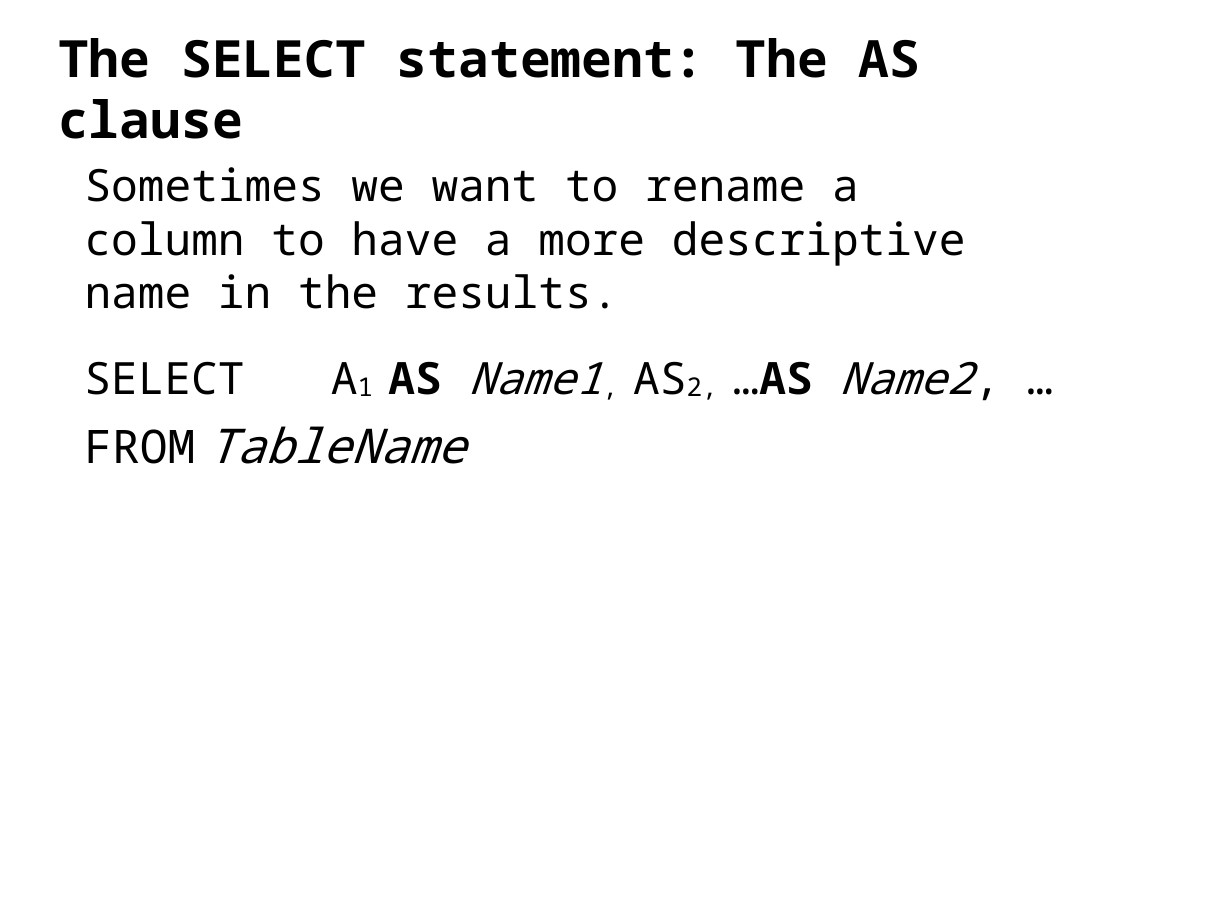
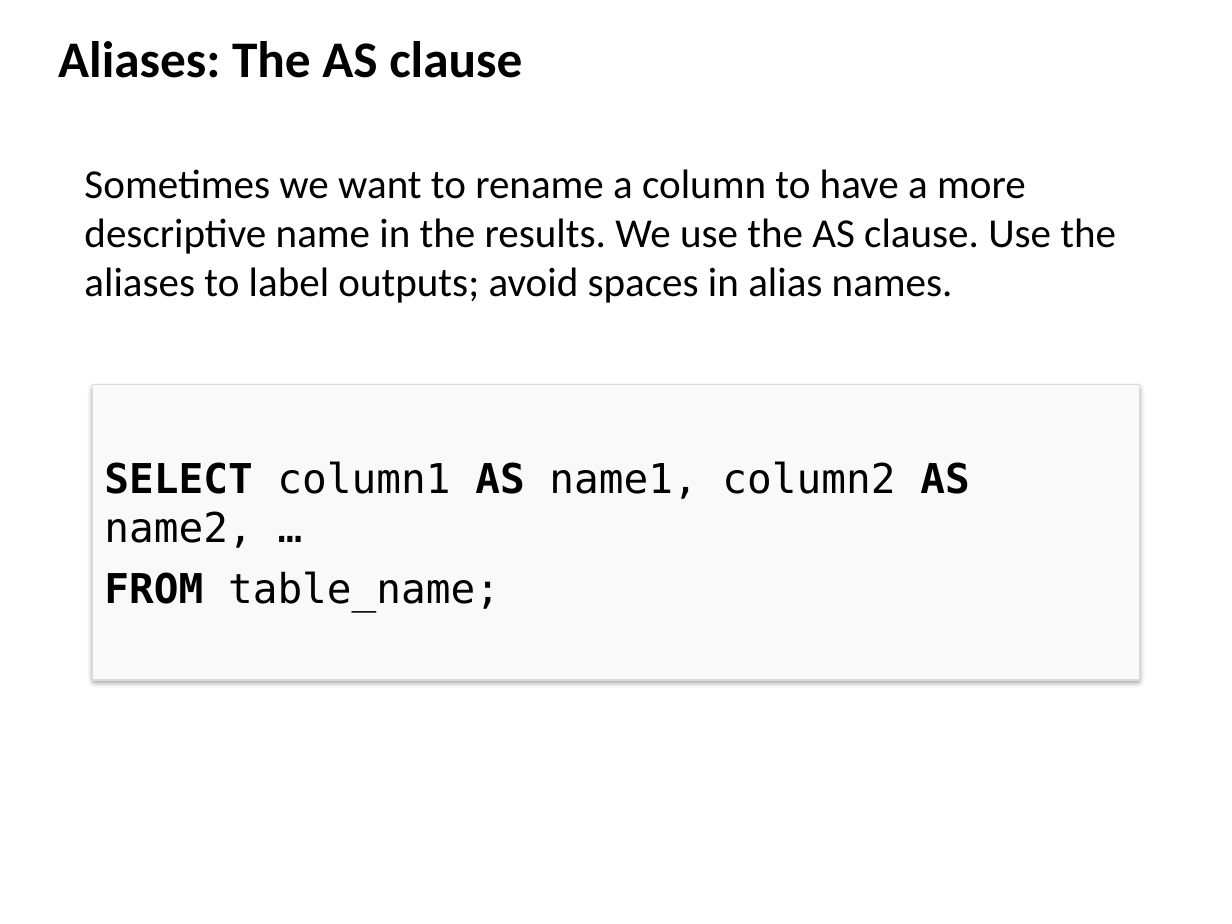
Before and after one commit to ipeirotis/introduction-to-databases, a slide deck: slide 11 of session2/B-SQL_Selection_Queries.pptx (slide 7 before the commit). Drawn at 1232x924 pixels with LibreOffice and Linux fonts; fonts in the diff are those of the drawing. Boxes give left, top, right and bottom in pixels: in the first picture for what was removed or moved away, otherwise in the second. Text is boxed around its words. In the diff, an @@ line names an element or a change of style, - is before the commit and + after.

```diff
--- a/session2/B-SQL_Selection_Queries.pptx
+++ b/session2/B-SQL_Selection_Queries.pptx
@@ text at <box>58,41,522,78</box>: text changed; font Noto Sans Mono to Calibri @@
-The SELECT statement: The AS clause
+Aliases: The AS clause
@@ text at <box>84,169,1116,303</box>: text changed; size 26 to 24 pt; font Noto Sans Mono to Calibri @@
-Sometimes we want to rename a column to have a more descriptive name in the results.
+Sometimes we want to rename a column to have a more descriptive name in the results. We use the AS clause. Use the aliases to label outputs; avoid spaces in alias names.
@@ text removed at <box>84,361,973,464</box> @@
-SELECT A1 AS Name1, AS2, …AS Name2, …
-FROM TableName
@@ rectangle added at <box>92,384,1140,680</box>, fill #F9F9F9, outline #DCDCDC 0.75 pt, 24 pt, text #000000 @@
+SELECT column1 AS name1, column2 AS name2, …
+FROM table_name;
```
Also in this commit, not shown: 9 other slides changed, 7 slides added, 2 slides removed.
